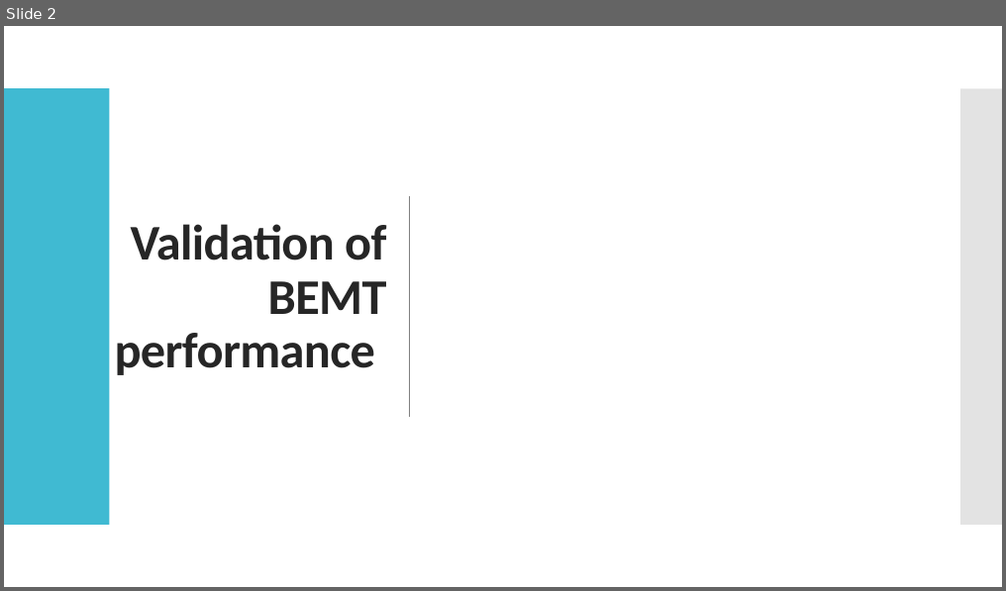
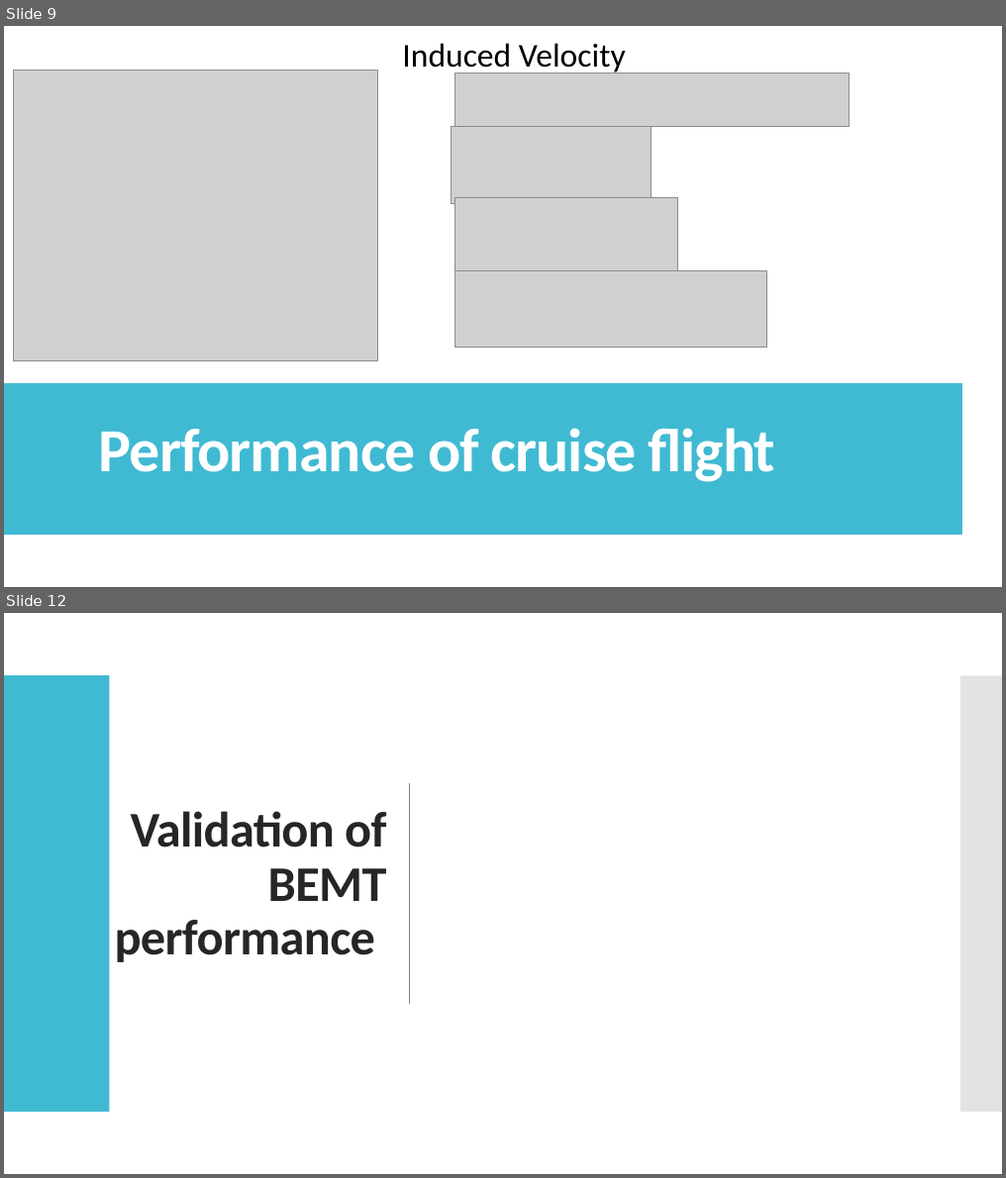
Before and after one commit to s-ritwik/VFS_IIT_KANPUR, a slide deck: BEMT_results/VFS performance validation.pptx. Shown one above the other, each under a label of ours: slide 2 before the commit, slides 9 and 12 after it; the slides between them are not shown. The pictures are 1006x591 and 1006x1178 pixels, drawn with LibreOffice and Linux fonts; fonts in the diff are those of the drawing; grey boxes stand for pictures. Boxes give left, top, right and bottom in pixels: in the first picture for what was removed or moved away, otherwise in the second. Text is boxed around its words. In the diff, an @@ line names an element or a change of style, - is before the commit and + after.

```diff
--- a/BEMT_results/VFS performance validation.pptx
+++ b/BEMT_results/VFS performance validation.pptx
@@ slide 9 added at (4,26,1002,587), background #FFFFFF @@
@@ rectangle added at (4,26,1002,587), fill #FFFFFF @@
@@ text added at (402,43,626,75), 32 pt, text #000000 @@
+Induced Velocity
@@ picture added at (14,71,378,362) @@
@@ picture added at (455,74,849,127) @@
@@ rectangle added at (4,88,752,525), fill #40BAD2 @@
@@ rectangle added at (763,88,1002,525), fill #C8C8C8 at 50% opacity @@
@@ picture added at (450,126,650,203) @@
@@ picture added at (455,197,678,274) @@
@@ picture added at (455,272,767,348) @@
@@ rectangle added at (4,383,962,536), fill #40BAD2 @@
@@ text added at (99,428,775,482), 59 pt, text #FFFFFF, bold @@
+Performance of cruise flight
@@ what was slide 2 is now slide 12 @@
```
Also in this commit, not shown: 3 slides changed, 19 other slides added, 4 slides removed, 3 other files.
